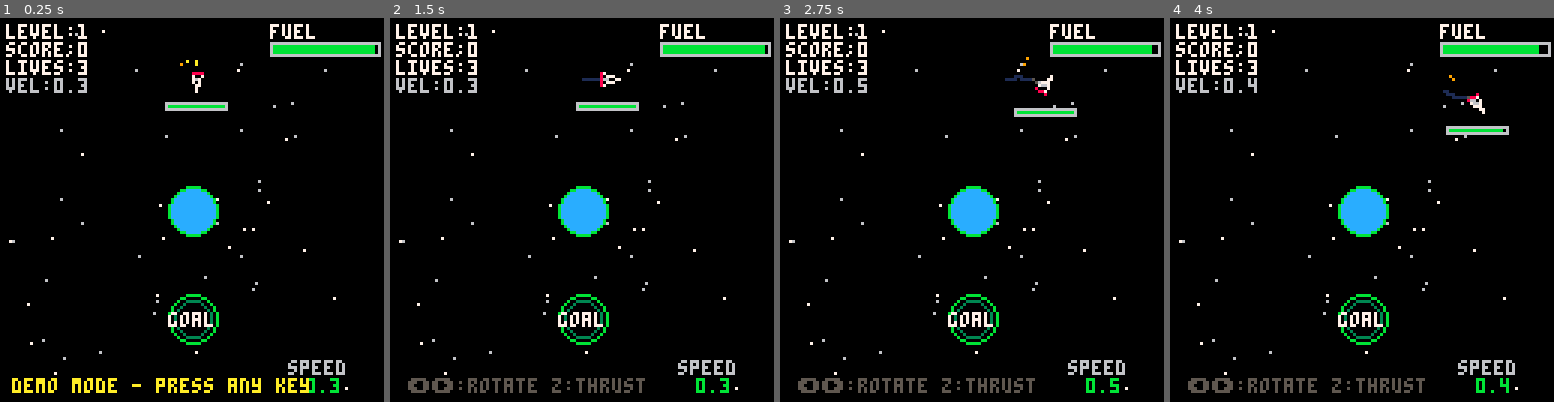
Above: before the commit, frames 1-4 (left to right).
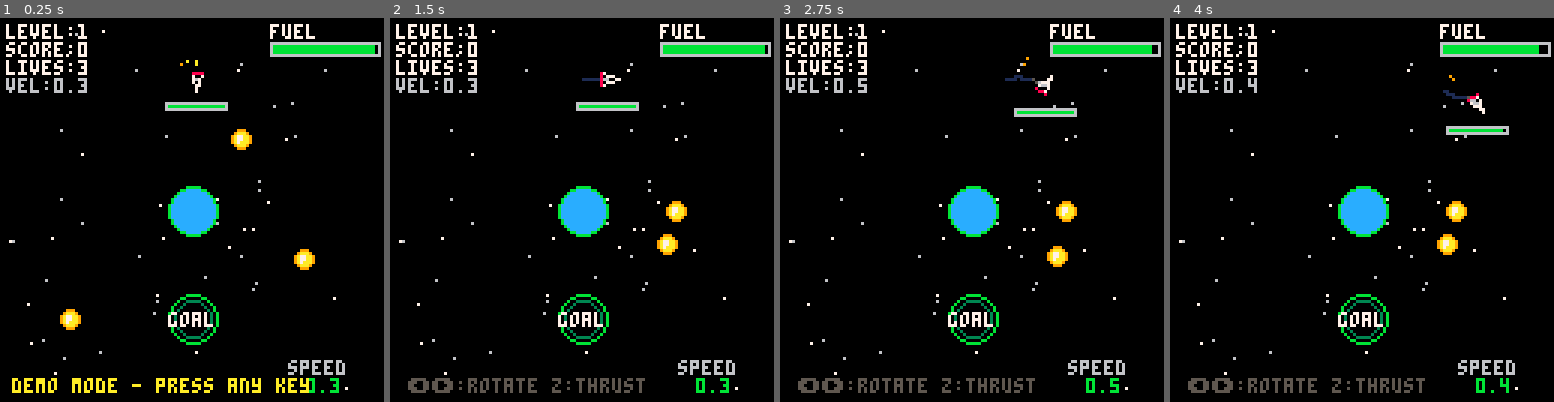
Above: after the commit, the same moments.

Repository: wevibecode/game
Game: PICO-8 cartridge game.p8
The game is run twice, just before and just after one commit, with the same random seed, the same clock (stepped at 60 frames per second) and the same inputs.
Inputs:
- Up to frame 1 (0.25 s): no input
- Up to frame 2 (1.5 s): tap O (Z key) at 0.7 s
- Up to frame 3 (2.75 s): hold Right 1.6-2.1 s; tap O (Z key) at 1.7, 2.1, 2.5 s; hold Right from 2.47 s (still down)
- Up to frame 4 (4 s): tap O (Z key) at 2.9, 3.3, 3.7 s; release Right at 3.03 s; hold Left 3.08-3.58 s

The runs differ from the first frame. In frame 1, 0.7% of the frame differs, in the area x 15-83%, y 28-82%; in frame 2, 0.5%; in frame 3, 0.5%; in frame 4, 0.5%.

Commit message:
Deploy game build #2737

Diff:
--- a/game.p8
+++ b/game.p8
@@ -28,6 +28,9 @@
 -- particles for thrust
 particles={}
 
+-- fuel pickups
+fuel_pickups={}
+
 -- game state
 score=0
 level=1
@@ -75,6 +78,7 @@
  won=false
 
  planets={}
+ fuel_pickups={}
 
  if level==1 then
   -- simple: one planet in center
@@ -137,6 +141,43 @@
   end
   goal.x=64
   goal.y=110
+ end
+
+ -- spawn fuel pickups (2-4 per level)
+ local num_pickups=2+flr(rnd(3))
+ for i=1,num_pickups do
+  -- avoid spawning too close to planets or ship
+  local valid=false
+  local px,py
+  for attempt=1,20 do
+   px=15+rnd(98)
+   py=30+rnd(80)
+   valid=true
+   -- check distance from planets
+   for p in all(planets) do
+    local dx=p.x-px
+    local dy=p.y-py
+    local dist=sqrt(dx*dx+dy*dy)
+    if dist<p.r+15 then
+     valid=false
+     break
+    end
+   end
+   -- check distance from ship start
+   local sdx=ship.x-px
+   local sdy=ship.y-py
+   if sqrt(sdx*sdx+sdy*sdy)<20 then
+    valid=false
+   end
+   if valid then break end
+  end
+  if valid then
+   add(fuel_pickups,{
+    x=px,
+    y=py,
+    bob=rnd(1) -- bobbing animation offset
+   })
+  end
  end
 end
 
@@ -475,6 +516,19 @@
   return
  end
 
+ -- check fuel pickup collection
+ for pickup in all(fuel_pickups) do
+  local pdx=pickup.x-ship.x
+  local pdy=pickup.y-ship.y
+  local pdist=sqrt(pdx*pdx+pdy*pdy)
+  if pdist<6 then
+   -- collect pickup
+   ship.fuel=min(ship.fuel+20,ship.max_fuel)
+   score+=10
+   del(fuel_pickups,pickup)
+  end
+ end
+
  -- check goal
  local gdx=goal.x-ship.x
  local gdy=goal.y-ship.y
@@ -523,6 +577,22 @@
   if fade<0.7 then col=9 end
   if fade<0.4 then col=8 end
   pset(pt.x,pt.y,col)
+ end
+
+ -- draw fuel pickups
+ for pickup in all(fuel_pickups) do
+  -- bobbing animation
+  local bob_offset=sin(t()*2+pickup.bob)*2
+  local py=pickup.y+bob_offset
+  -- draw fuel can/container
+  circfill(pickup.x,py,3,10) -- yellow circle
+  circ(pickup.x,py,3,9) -- orange outline
+  -- small "F" or fuel indicator
+  pset(pickup.x-1,py-1,7)
+  pset(pickup.x,py-1,7)
+  pset(pickup.x-1,py,7)
+  pset(pickup.x,py,7)
+  pset(pickup.x-1,py+1,7)
  end
 
  -- draw goal
Not shown, changed: game.js
